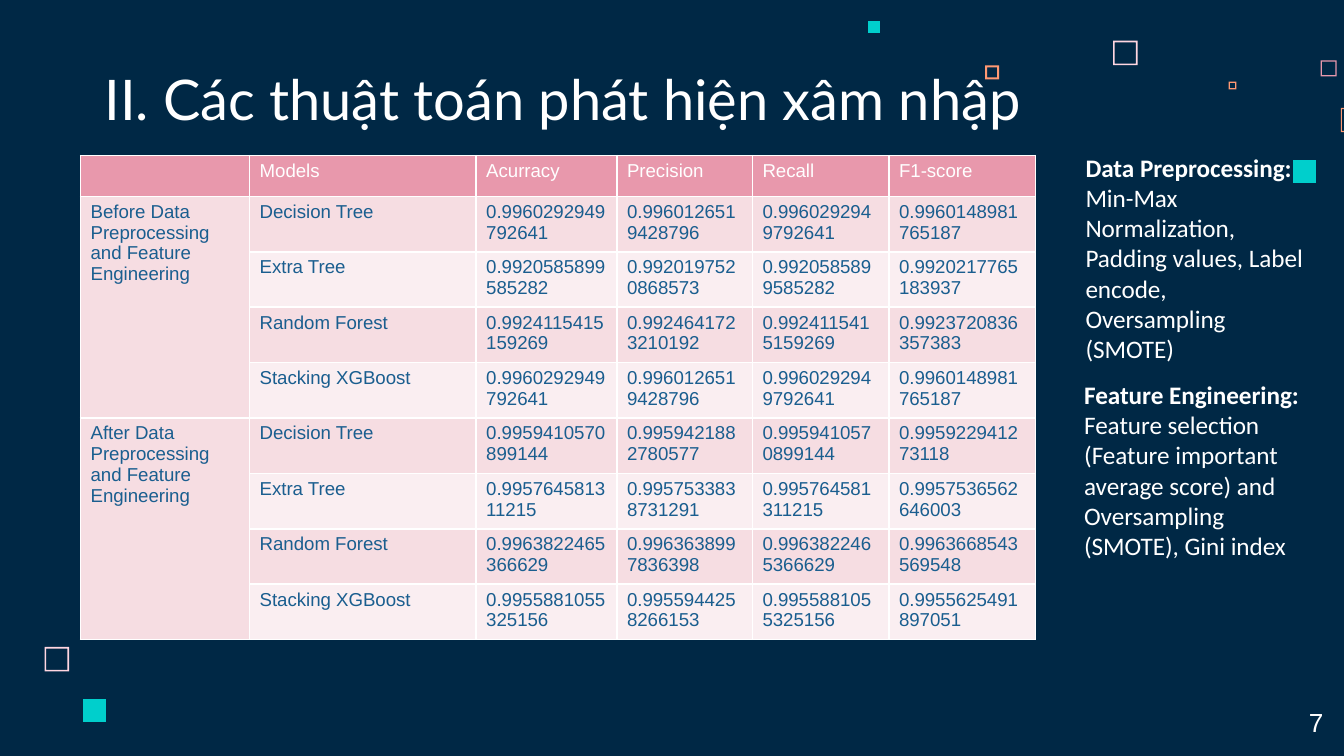
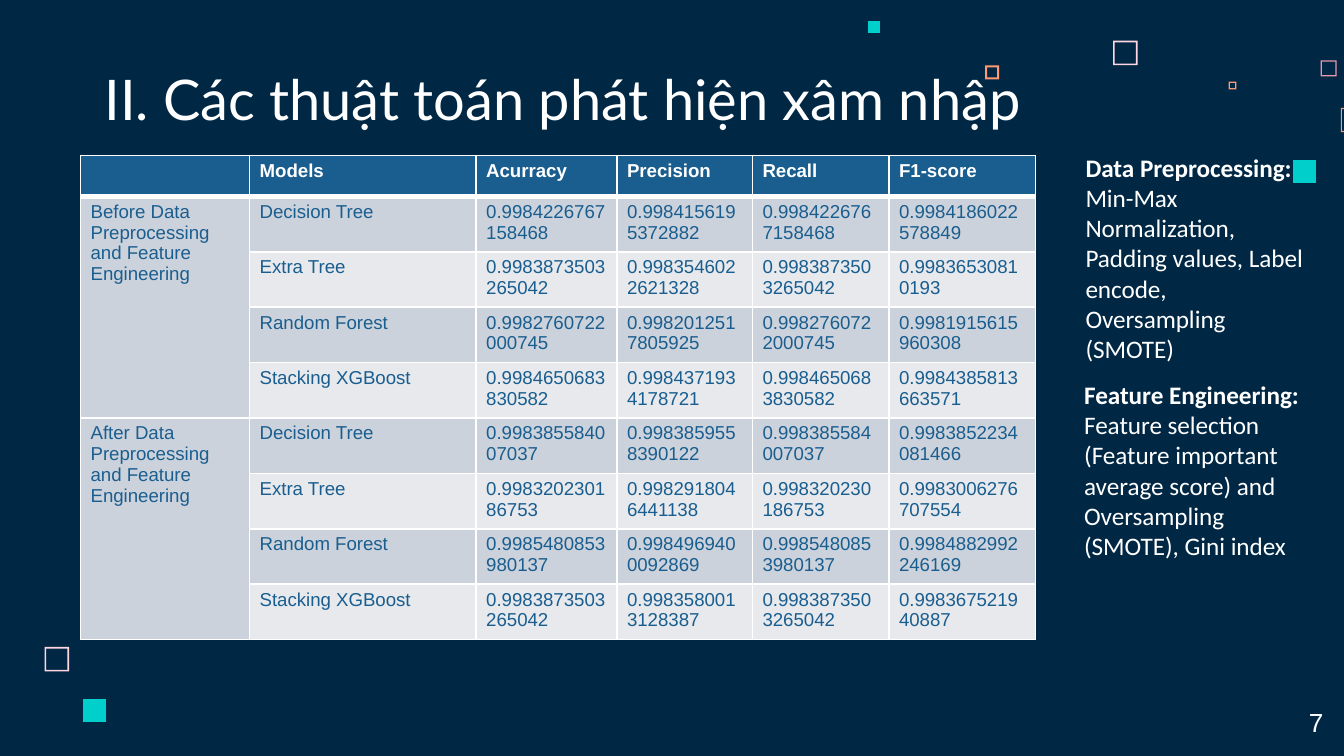
Before and after one commit to dattruongquoc0206/Intrusion-Detection-System, a slide deck: slide 8 of IE105-Introduction-to-information-assurance-and-security/Tim hieu cac thuat toan phat hien xam nhap.pptx (slide 11 before the commit). Drawn at 1344x756 pixels with LibreOffice and Linux fonts; fonts in the diff are those of the drawing. Boxes give left, top, right and bottom in pixels: in the first picture for what was removed or moved away, otherwise in the second. Text is boxed around its words. In the diff, an @@ line names an element or a change of style, - is before the commit and + after.

```diff
--- a/IE105-Introduction-to-information-assurance-and-security/Tim hieu cac thuat toan phat hien xam nhap.pptx
+++ b/IE105-Introduction-to-information-assurance-and-security/Tim hieu cac thuat toan phat hien xam nhap.pptx
@@ table at bbox=[81, 156, 1038, 640] @@
-row 2: Before Data Preprocessing and Feature Engineering | Decision Tree | 0.9960292949792641 | 0.9960126519428796 | 0.9960292949792641 | 0.9960148981765187
+row 2: Before Data Preprocessing and Feature Engineering | Decision Tree | 0.9984226767158468 | 0.9984156195372882 | 0.9984226767158468 | 0.9984186022578849
-row 3:  | Extra Tree | 0.9920585899585282 | 0.9920197520868573 | 0.9920585899585282 | 0.9920217765183937
+row 3:  | Extra Tree | 0.9983873503265042 | 0.9983546022621328 | 0.9983873503265042 | 0.99836530810193
-row 4:  | Random Forest | 0.9924115415159269 | 0.9924641723210192 | 0.9924115415159269 | 0.9923720836357383
+row 4:  | Random Forest | 0.9982760722000745 | 0.9982012517805925 | 0.9982760722000745 | 0.9981915615960308
-row 5:  | Stacking XGBoost | 0.9960292949792641 | 0.9960126519428796 | 0.9960292949792641 | 0.9960148981765187
+row 5:  | Stacking XGBoost | 0.9984650683830582 | 0.9984371934178721 | 0.9984650683830582 | 0.9984385813663571
-row 6: After Data Preprocessing and Feature Engineering | Decision Tree | 0.9959410570899144 | 0.9959421882780577 | 0.9959410570899144 | 0.995922941273118
+row 6: After Data Preprocessing and Feature Engineering | Decision Tree | 0.998385584007037 | 0.9983859558390122 | 0.998385584007037 | 0.9983852234081466
-row 7:  | Extra Tree | 0.995764581311215 | 0.9957533838731291 | 0.995764581311215 | 0.9957536562646003
+row 7:  | Extra Tree | 0.998320230186753 | 0.9982918046441138 | 0.998320230186753 | 0.9983006276707554
-row 8:  | Random Forest | 0.9963822465366629 | 0.9963638997836398 | 0.9963822465366629 | 0.9963668543569548
+row 8:  | Random Forest | 0.9985480853980137 | 0.9984969400092869 | 0.9985480853980137 | 0.9984882992246169
-row 9:  | Stacking XGBoost | 0.9955881055325156 | 0.9955944258266153 | 0.9955881055325156 | 0.9955625491897051
+row 9:  | Stacking XGBoost | 0.9983873503265042 | 0.9983580013128387 | 0.9983873503265042 | 0.998367521940887
@@ fill #E898AC to #1A5E8F in row 1 @@
@@ fill #F6DDE3 to #CDD2DB in 22 cells @@
@@ fill #FBEFF1 to #E8EAEE in 20 cells @@
@@ bold on in "Models", "Acurracy", "Precision", "Recall" and 1 more places @@
```
Also in this commit, not shown: 3 other slides changed, 3 slides removed, 3 other files.
